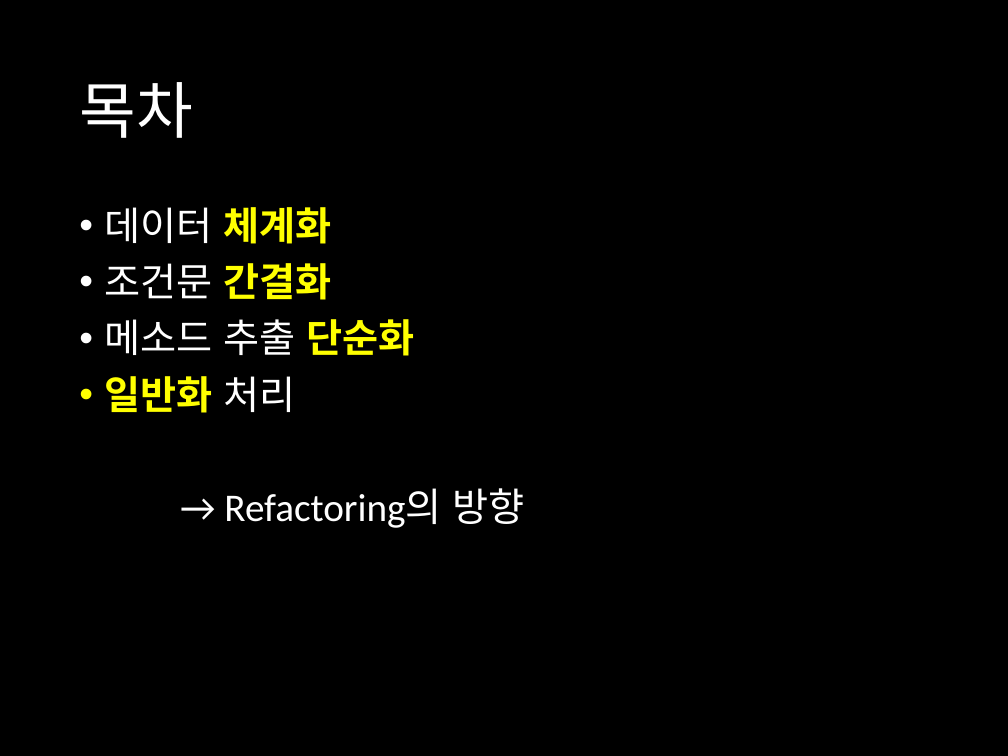
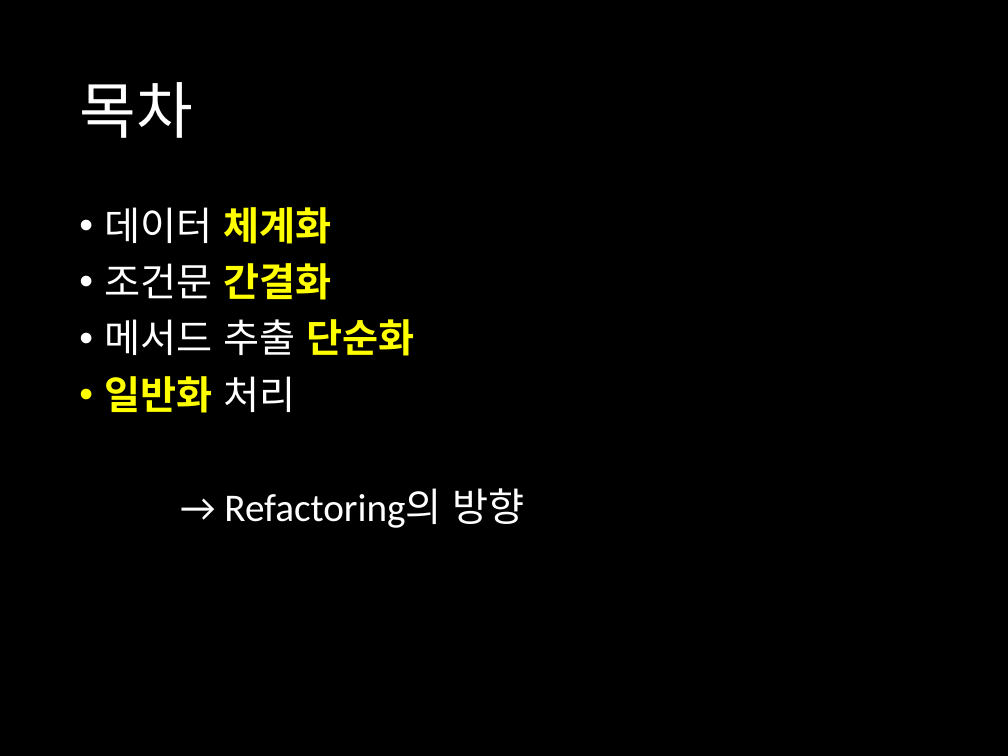
Before and after one commit to harrisleesh/Review, a slide deck: slide 3 of Refactoring #2.pptx. Drawn at 1008x756 pixels with LibreOffice and Linux fonts; fonts in the diff are those of the drawing. Boxes give left, top, right and bottom in pixels: in the first picture for what was removed or moved away, otherwise in the second. Text is boxed around its words. In the diff, an @@ line names an element or a change of style, - is before the commit and + after.

```diff
--- a/Refactoring #2.pptx
+++ b/Refactoring #2.pptx
@@ text at (x1=105, y1=319, x2=415, y2=356): text changed @@
-• 메소드 추출 단순화
+• 메서드 추출 단순화
```
Also in this commit, not shown: 1 other slide changed.
